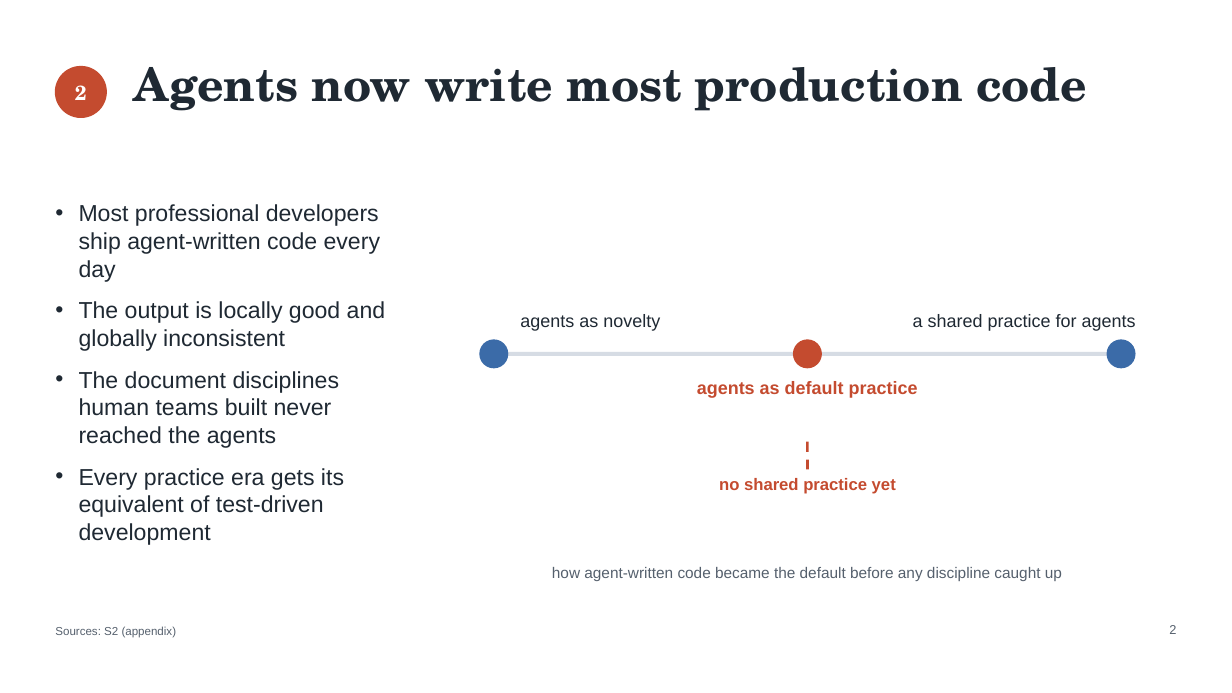
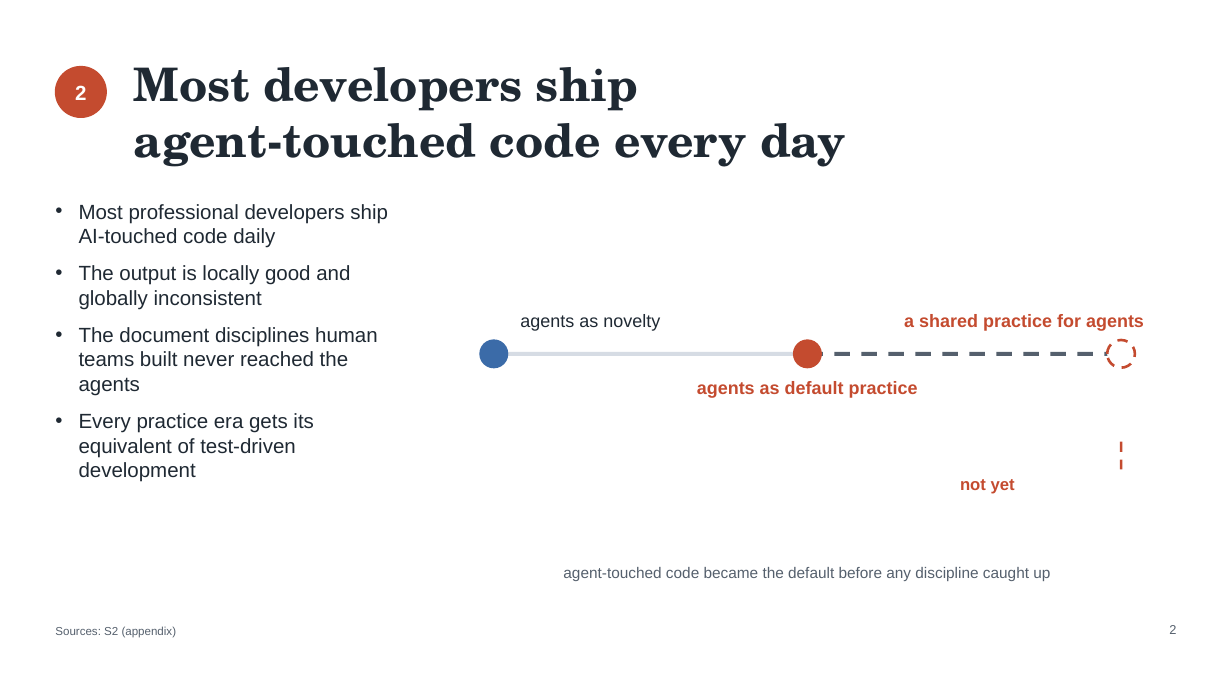
Before and after one commit to DocumentDrivenDX/helix, a slide deck: slide 2 of docs/helix/06-iterate/deliverables/assets/DEL-001-helix-evaluation-deck.pptx. Drawn at 1232x693 pixels with LibreOffice and Linux fonts; fonts in the diff are those of the drawing. Boxes give left, top, right and bottom in pixels: in the first picture for what was removed or moved away, otherwise in the second. Text is boxed around its words. In the diff, an @@ line names an element or a change of style, - is before the commit and + after.

```diff
--- a/docs/helix/06-iterate/deliverables/assets/DEL-001-helix-evaluation-deck.pptx
+++ b/docs/helix/06-iterate/deliverables/assets/DEL-001-helix-evaluation-deck.pptx
@@ text "2" at (75, 85, 86, 100): font TeX Gyre Schola to Arial @@
@@ text at (134, 67, 846, 167): text changed @@
-Agents now write most production code
+Most developers ship
+agent-touched code every day
@@ text at (79, 204, 388, 248): text changed; size 18 to 16 pt @@
-• Most professional developers ship agent-written code every day
+• Most professional developers ship AI-touched code daily
@@ text at (79, 265, 378, 482): size 18 to 16 pt in "The output is locally good and globally ...", "The document disciplines human teams built never ...", "Every practice era gets its equivalent of ..."; less space between paragraphs @@
@@ text "a shared practice for agents" at (904, 314, 1144, 331): text colour #1F2933 to #C44B2F, bold on @@
@@ line moved from (494, 354) - (1121, 354) to (494, 354) - (808, 354) @@
@@ line added from (808, 354) to (1121, 354), #55606D 3 pt dashed @@
@@ ellipse at (1107, 340, 1135, 368): fill #3B6BA8 to #FFFFFF; outline #3B6BA8 1 pt to #C44B2F 2 pt dashed @@
@@ line moved from (808, 442) - (808, 470) to (1121, 442) - (1121, 470) @@
@@ text removed at (719, 478, 896, 494) @@
-no shared practice yet
@@ text added at (960, 479, 1015, 494), 13 pt, text #C44B2F, bold @@
+not yet
@@ text at (563, 567, 1050, 581): text changed @@
-how agent-written code became the default before any discipline caught up
+agent-touched code became the default before any discipline caught up
```
Also in this commit, not shown: 13 other slides changed, 5 other files.
